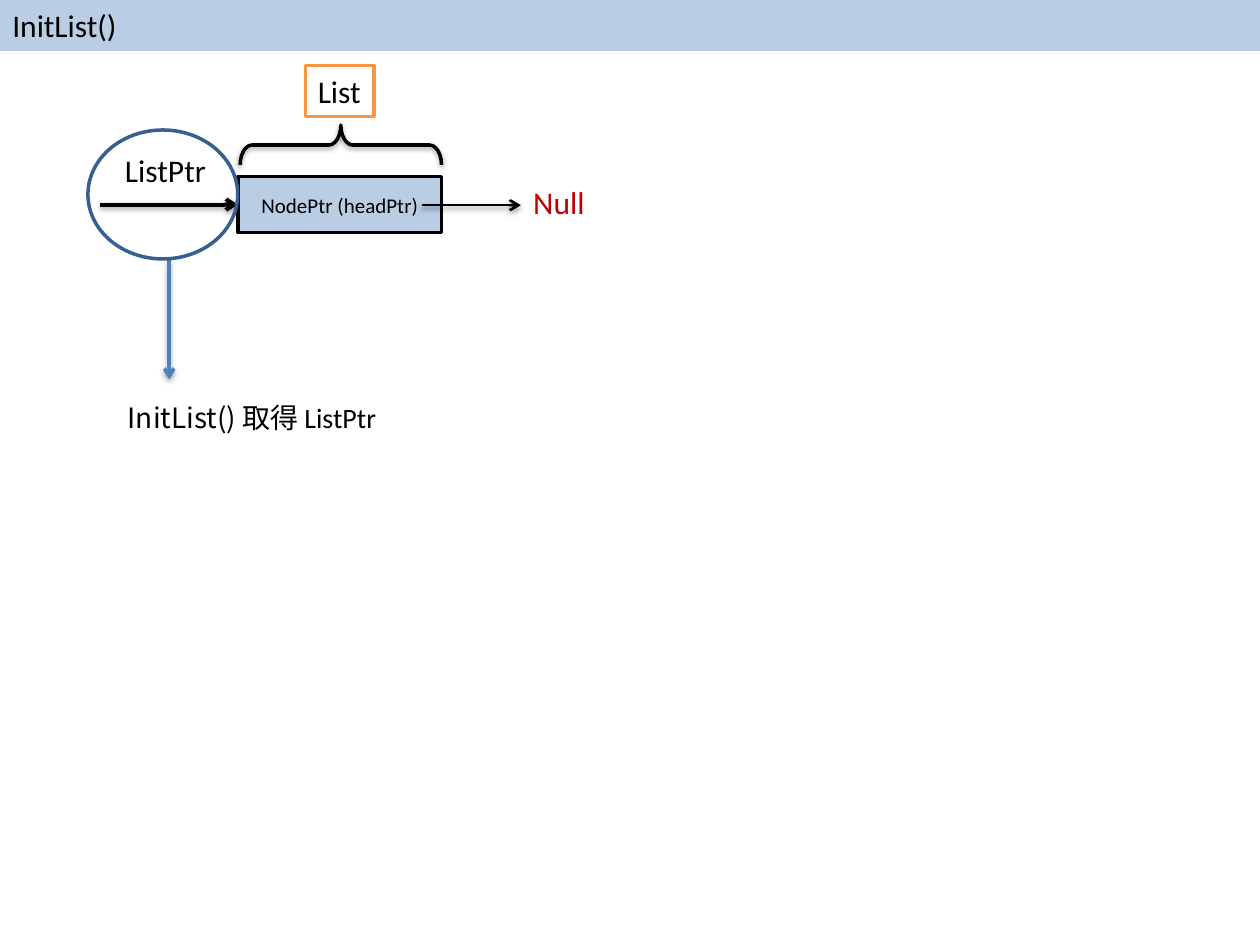
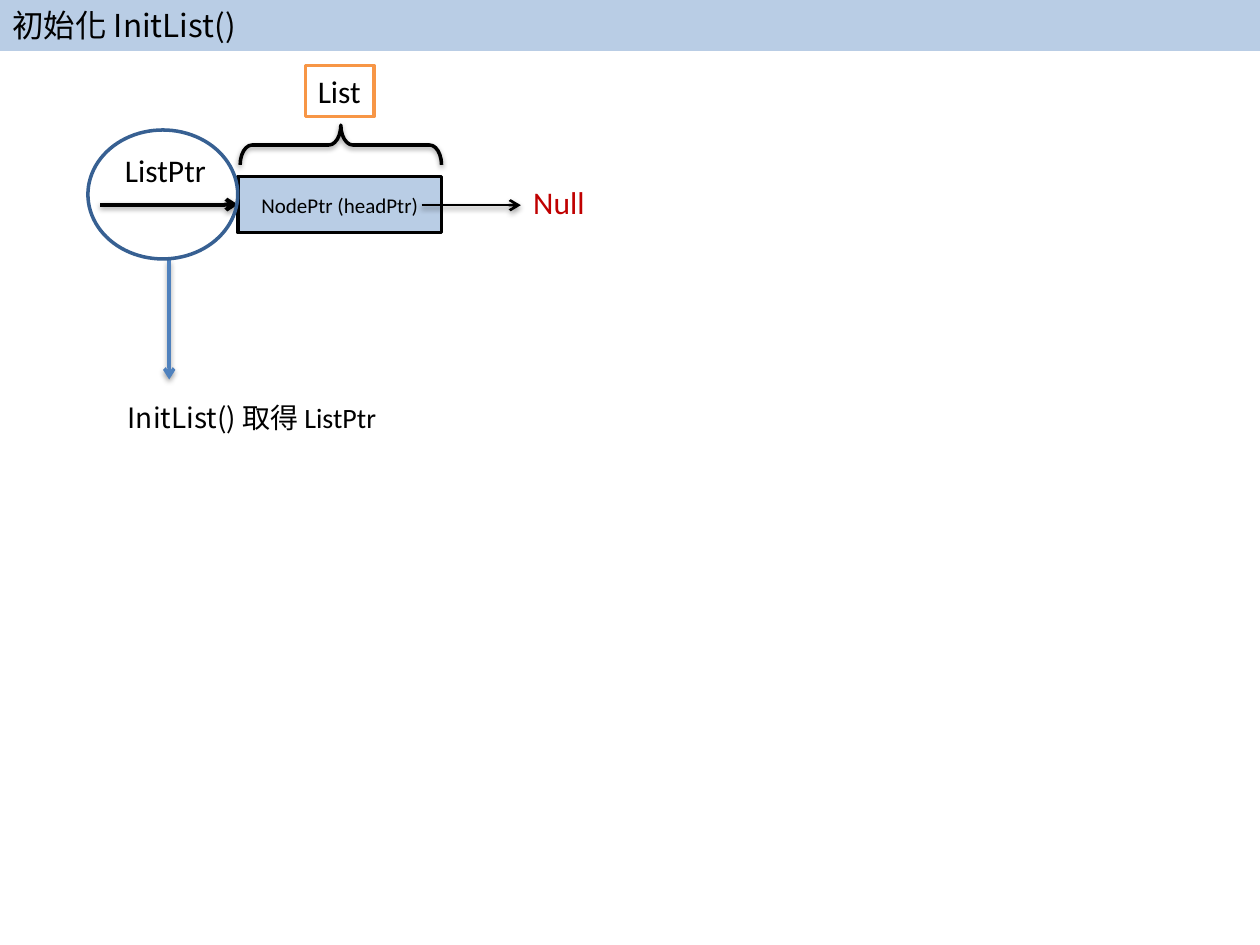
Before and after one commit to JasonChiuCC/DataStructure, a slide deck: slide 2 of LinearList/LinkedList/C/LinkedList.pptx. Drawn at 1260x945 pixels with LibreOffice and Linux fonts; fonts in the diff are those of the drawing. Boxes give left, top, right and bottom in pixels: in the first picture for what was removed or moved away, otherwise in the second. Text is boxed around its words. In the diff, an @@ line names an element or a change of style, - is before the commit and + after.

```diff
--- a/LinearList/LinkedList/C/LinkedList.pptx
+++ b/LinearList/LinkedList/C/LinkedList.pptx
@@ text in rectangle at [12,10,236,43]: text changed; font Calibri to Noto Sans CJK SC @@
-InitList()
+初始化 InitList()
```
Also in this commit, not shown: 6 other slides changed, 8 slides added, 4 other files.
